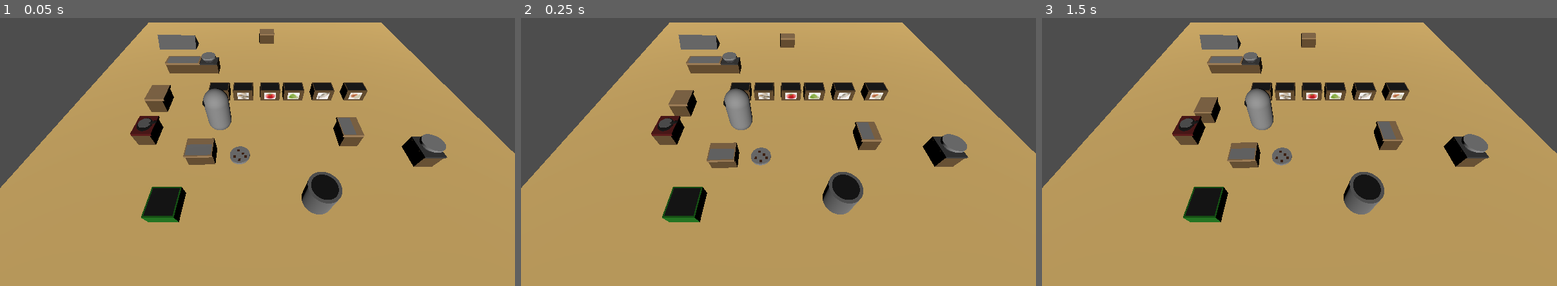
Above: before the commit, frames 1-3 (left to right).
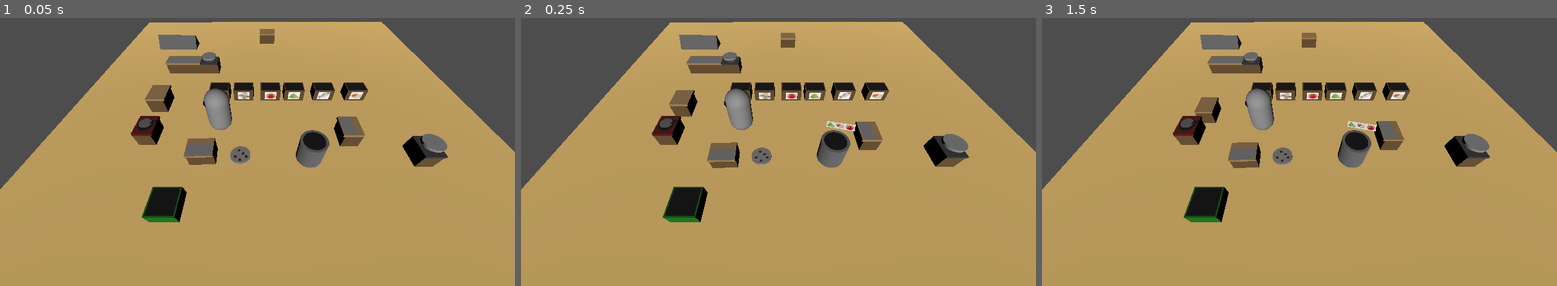
Above: after the commit, the same moments.

Repository: ChiefCharpa/Godot-Overcooked
Game: Godot game, scene res://Level.tscn
Same seed, same stepped clock (60 frames per second), same inputs: the game is played once before the commit and once after it.
Inputs:
- Up to frame 1 (0.05 s): no input
- Up to frame 2 (0.25 s): no input
- Up to frame 3 (1.5 s): hold E (Interaction_Select) 0.53-1.28 s; tap X (Chop) at 0.77 s; tap Enter at 1.25 s; tap F (Throw_Item) at 1.35 s

The runs differ from the first frame. In frame 1, 2.7% of the frame differs, in the area x 0-100%, y 1-77%; in frame 2, 2.8%; in frame 3, 2.8%.

Commit message:
label attempt

Diff:
--- a/overcooked/Level.tscn
+++ b/overcooked/Level.tscn
@@ -15,7 +15,7 @@
 [ext_resource type="PackedScene" uid="uid://dskgg5ydxt6mi" path="res://Objects/Counters/PlateCounter.tscn" id="14_dn5x0"]
 [ext_resource type="PackedScene" uid="uid://dki8m5mfco4f3" path="res://Objects/Containers/Plate_Dirty.tscn" id="15_esphl"]
 [ext_resource type="PackedScene" uid="uid://brlop6qo3v6ib" path="res://Objects/Counters/service_counter.tscn" id="16_dcckh"]
-[ext_resource type="PackedScene" uid="uid://3aegjuif6mfk" path="res://Objects/Counters/stove.tscn" id="17_jftiw"]
+[ext_resource type="PackedScene" uid="uid://3aegjuif6mfk" path="res://Objects/Counters/Stove.tscn" id="17_jftiw"]
 
 [sub_resource type="PlaneMesh" id="PlaneMesh_dppq4"]
 
@@ -42,7 +42,7 @@
 transform = Transform3D(-4.37114e-08, 0, -1, 0, 1, 0, 1, 0, -4.37114e-08, 0, 0.313928, 0)
 
 [node name="Camera3D" type="Camera3D" parent="."]
-transform = Transform3D(1, 0, 0, 0, 0.617654, 0.78645, 0, -0.78645, 0.617654, -0.63733, 6.4459, 8.13923)
+transform = Transform3D(0.999996, 0.000691604, 0.0025906, -0.00246523, 0.617146, 0.786845, -0.00105459, -0.786848, 0.617146, -0.63733, 6.4459, 8.13923)
 
 [node name="DirectionalLight3D" type="DirectionalLight3D" parent="."]
 transform = Transform3D(1, 0, 0, 0, 0.883953, 0.467575, 0, -0.467575, 0.883953, 0, 3.7363, 5.13066)
@@ -66,7 +66,7 @@
 transform = Transform3D(1, 0, 0, 0, 1, 0, 0, 0, 1, -3.69051, 0.247803, 5.92022)
 
 [node name="RigidBody3D" parent="." instance=ExtResource("4_q2pme")]
-transform = Transform3D(1, 0, 0, 0, 1, 0, 0, 0, 1, 1.35121, 0.742208, 5.75475)
+transform = Transform3D(1, 0, 0, 0, 1, 0, 0, 0, 1, 1.35121, 0.742208, 4.03997)
 
 [node name="Global" type="Node3D" parent="."]
 script = ExtResource("5_lfh1b")
--- a/overcooked/Objects/Containers/Container Scripts/Pot.gd
+++ b/overcooked/Objects/Containers/Container Scripts/Pot.gd
@@ -3,11 +3,19 @@
 var resources_inventory = []
 var heldVegetable = null
 var can_delete = true
+@onready var mesh = $"../MeshInstance3D3"
+@onready var camera = get_node("/root/LevelNode/Camera3D")
 
 # Called when the node enters the scene tree for the first time.
 func _ready():
 	connect("body_entered", _on_body_entered)
 	get_parent().freeze = true
+
+
+func _process(delta: float):
+	mesh.look_at(camera.global_transform.origin)
+	mesh.rotate_x(rad_to_deg(170))
+	mesh.rotate_y(rad_to_deg(180))
 
 func _on_body_entered(body): #take the item that is dropped, adds it to the pot inventory and the deletes the item
 	if body.get("resource_type") and body.resource_type == "Food" and can_delete and Global.Veglist.has(body.name) : #if the object has a resource type and its food
--- a/overcooked/Objects/Containers/Pot.tscn
+++ b/overcooked/Objects/Containers/Pot.tscn
@@ -1,7 +1,10 @@
-[gd_scene load_steps=9 format=3 uid="uid://bggii7f8r4i1w"]
+[gd_scene load_steps=15 format=3 uid="uid://bggii7f8r4i1w"]
 
 [ext_resource type="Script" uid="uid://t1sbek6jbgpo" path="res://Objects/Containers/Container Scripts/Pot_Body.gd" id="1_wn77w"]
 [ext_resource type="Script" uid="uid://defgsfkl76crd" path="res://Objects/Containers/Container Scripts/Pot.gd" id="2_lvymh"]
+[ext_resource type="Texture2D" uid="uid://dxoobmx77raei" path="res://Img/Lettuce.jpg" id="3_oohfq"]
+[ext_resource type="Texture2D" uid="uid://byvu6vtsbde0k" path="res://Img/onion.jpg" id="4_c8qmu"]
+[ext_resource type="Texture2D" uid="uid://c80jcpto3yu41" path="res://Img/Tomato.jpg" id="5_848bv"]
 
 [sub_resource type="CylinderShape3D" id="CylinderShape3D_otkmc"]
 
@@ -16,6 +19,16 @@
 albedo_color = Color(0, 0, 0, 1)
 
 [sub_resource type="BoxShape3D" id="BoxShape3D_fno4w"]
+
+[sub_resource type="QuadMesh" id="QuadMesh_bhe24"]
+
+[sub_resource type="ViewportTexture" id="ViewportTexture_c8qmu"]
+viewport_path = NodePath("SubViewport")
+
+[sub_resource type="StandardMaterial3D" id="StandardMaterial3D_848bv"]
+resource_local_to_scene = true
+transparency = 1
+albedo_texture = SubResource("ViewportTexture_c8qmu")
 
 [node name="RigidBody3D" type="RigidBody3D"]
 script = ExtResource("1_wn77w")
@@ -39,3 +52,47 @@
 
 [node name="CollisionShape3D" type="CollisionShape3D" parent="Area3D"]
 shape = SubResource("BoxShape3D_fno4w")
+
+[node name="SubViewport" type="SubViewport" parent="."]
+transparent_bg = true
+
+[node name="Control" type="Control" parent="SubViewport"]
+layout_mode = 3
+anchors_preset = 15
+anchor_right = 1.0
+anchor_bottom = 1.0
+grow_horizontal = 2
+grow_vertical = 2
+
+[node name="TextureRect" type="TextureRect" parent="SubViewport/Control"]
+layout_mode = 1
+anchors_preset = -1
+offset_right = 170.0
+offset_bottom = 200.0
+texture = ExtResource("3_oohfq")
+expand_mode = 1
+
+[node name="TextureRect2" type="TextureRect" parent="SubViewport/Control"]
+layout_mode = 1
+anchors_preset = -1
+offset_left = 170.0
+offset_right = 340.0
+offset_bottom = 200.0
+grow_horizontal = 0
+texture = ExtResource("4_c8qmu")
+expand_mode = 1
+
+[node name="TextureRect3" type="TextureRect" parent="SubViewport/Control"]
+layout_mode = 1
+anchors_preset = -1
+offset_left = 340.0
+offset_right = 510.0
+offset_bottom = 200.0
+grow_horizontal = 0
+texture = ExtResource("5_848bv")
+expand_mode = 1
+
+[node name="MeshInstance3D3" type="MeshInstance3D" parent="."]
+transform = Transform3D(0.999962, 3.81449e-10, 0.00872654, -0.0045228, 0.427605, 0.518261, -0.00746303, -0.25914, 0.855178, -0.0369201, 1.1244, 0.0700111)
+mesh = SubResource("QuadMesh_bhe24")
+surface_material_override/0 = SubResource("StandardMaterial3D_848bv")
